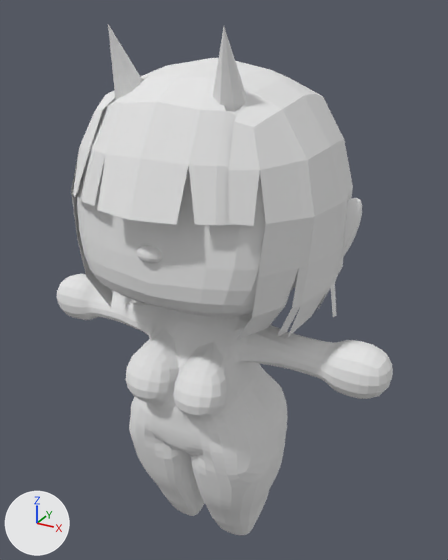
What one commit did to the glTF model lucy.glb.
Both versions are drawn from a camera (50 mm lens) standing at (1.71, -2.93, 1.67) and looking at (-0.05, 0.27, 0.07). The lights are fixed; the arrows at lower left show +X, +Y and +Z. The picture after the commit comes second. Vertices at exactly the same position are counted once.

The scene before the commit, as lines of its bpy script (objects in view):
```python
me_lucy = bpy.data.meshes.new('Lucy')
me_lucy.from_pydata(...)  # 3826 vertices, 7446 faces; spans x -1.14..1.14, y -0.73..0.82, z -1.68..1.6
# faces by material slot: [324, 7122]
me_lucy.materials.append(mat_material_001)  # white #e7e7e7
me_lucy.materials.append(mat_material_002)  # white #e7e7e7
ob_lucy = bpy.data.objects.new('Lucy', me_lucy)
ob_lucy.location = (0.0, 0.0, 0.0)
```
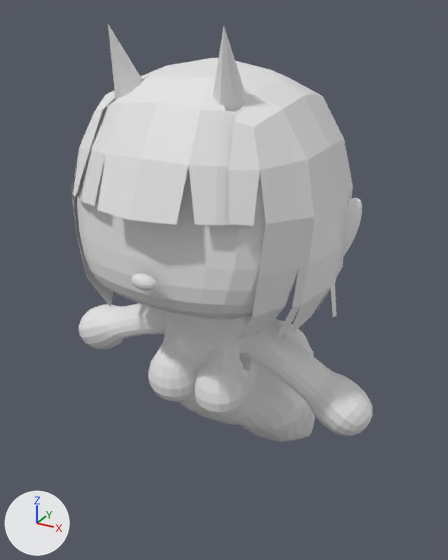
Boxes (x1, y1, x2, y2) around the edits, measured in the pictures (448 x 560 px; the box of a moved part takes in the faces that stretch with it):
'Lucy', reshaped (10% narrower, 18% shorter)
    before: (57, 24, 393, 535)
    after: (71, 24, 373, 442)
part 1 of me_lucy, moved or reshaped
    before: (137, 245, 162, 263)
    after: (131, 274, 157, 291)
part 2 of me_lucy, moved or reshaped
    before: (57, 274, 393, 535)
    after: (79, 286, 373, 442)

Diff of the bpy script that builds the scene:
```diff
--- a/lucy.glb.py
+++ b/lucy.glb.py
@@ me_lucy @@
 # used by ob_lucy; location = (0.0, 0.0, 0.0)
-me_lucy.from_pydata(...)  # 3826 vertices, 7446 faces; spans x -1.14..1.14, y -0.73..0.82, z -1.68..1.6
-me_lucy.materials.append(mat_material_001)  # white #e7e7e7
-me_lucy.materials.append(mat_material_002)  # white #e7e7e7
+me_lucy.from_pydata(...)  # 3826 vertices, 7446 faces; spans x -1.07..1.03, y -0.73..1.22, z -1.43..1.6
+# me_lucy part 1: the loose piece of 50 vertices spanning x -0.08..0.08, y -0.63..-0.58, z 0.5..0.59 is turned 11.4 degrees about the x axis through its middle and scaled by 0.987, then moved by (0.0, -0.06, -0.13)
+# me_lucy part 2: 2960 of 3826 vertices moved; they spanned x -1.14..1.14, y -0.55..0.59, z -1.68..0.26 and now span x -1.07..1.03, y -0.55..1.22, z -1.43..0.27; mean shift (-0.01, 0.31, 0.04); largest move (-0.14, -0.04, -1.67) -> (-0.31, 1.22, -0.95)
```
